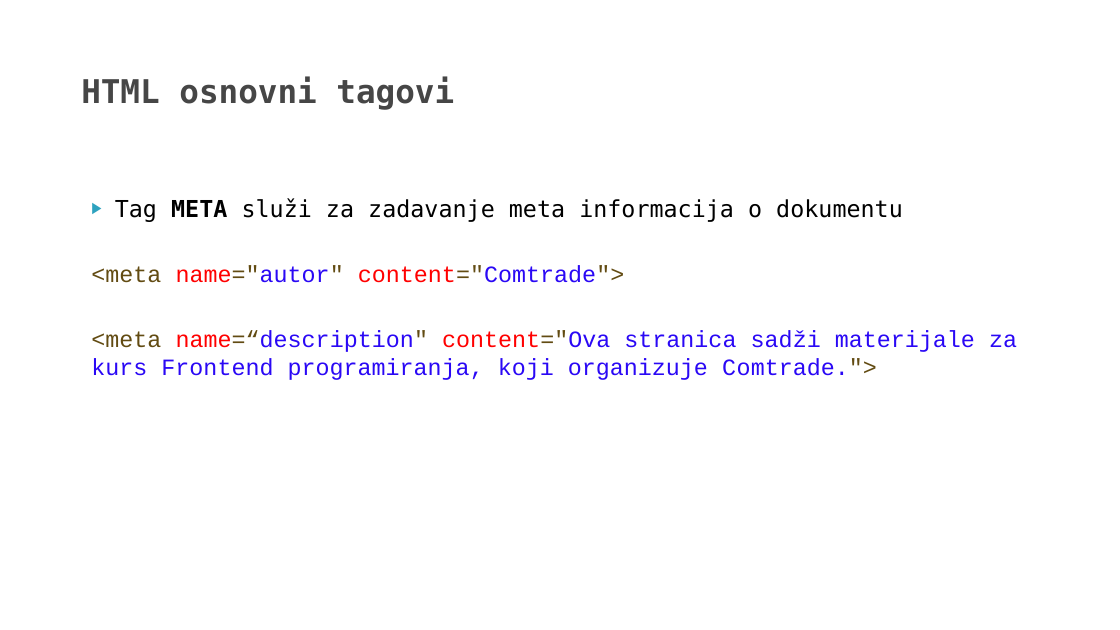
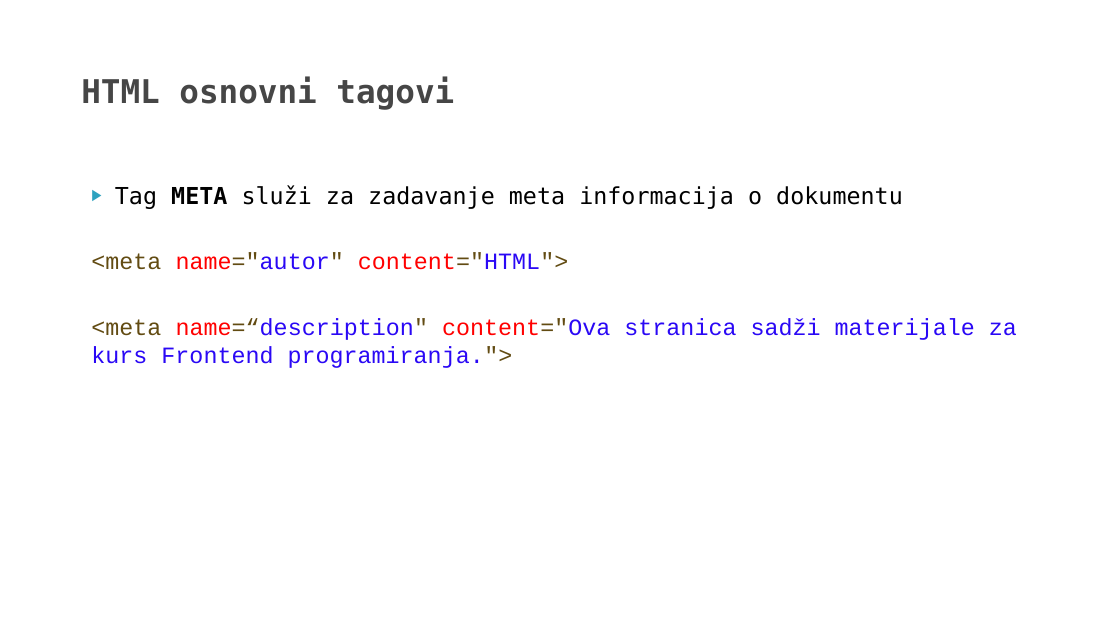
Before and after one commit to MissUchiha/frontend-programming-course, a slide deck: slide 14 of HTML/Prezentacija HTML.pptx. Drawn at 1120x630 pixels with LibreOffice and Linux fonts; fonts in the diff are those of the drawing. Boxes give left, top, right and bottom in pixels: in the first picture for what was removed or moved away, otherwise in the second. Text is boxed around its words. In the diff, an @@ line names an element or a change of style, - is before the commit and + after.

Commit message:
Small content changes.

```diff
--- a/HTML/Prezentacija HTML.pptx
+++ b/HTML/Prezentacija HTML.pptx
@@ text at (91, 252, 1017, 368): text changed @@
-  <meta name="autor" content="Comtrade">
-  <meta name=“description" content="Ova stranica sadži materijale za kurs Frontend programiranja, koji organizuje Comtrade.">
+<meta name="autor" content="HTML">
+<meta name=“description" content="Ova stranica sadži materijale za kurs Frontend programiranja.">
```
Also in this commit, not shown: 15 other slides changed, 3 other files.
